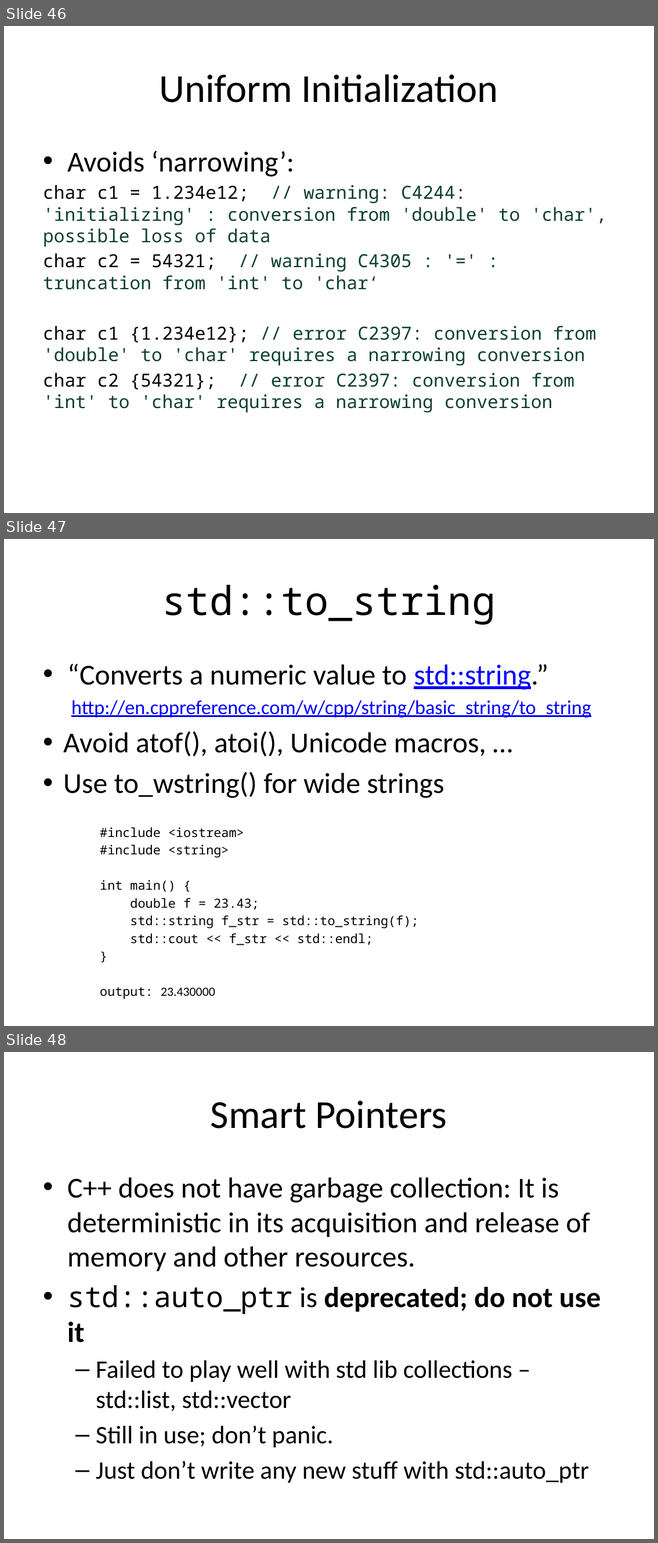
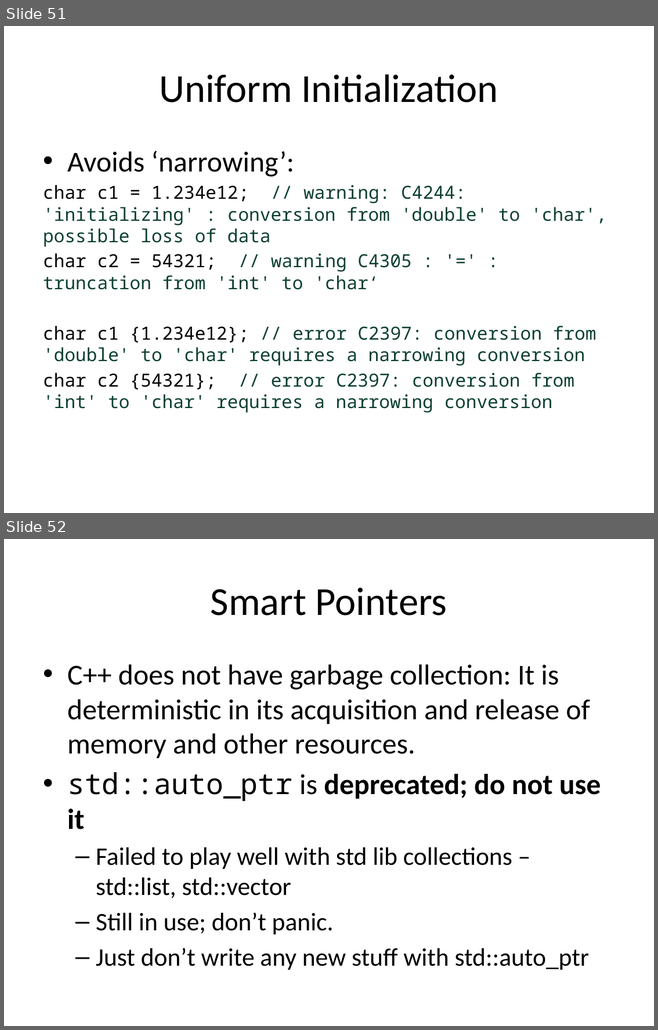
Before and after one commit to fellmad/FunWithCpp11, a slide deck: doc/Fun_with_C++11.pptx. Shown one above the other, each under a label of ours: slides 46, 47 and 48 before the commit, slides 51 and 52 after it. The pictures are 658x1543 and 658x1030 pixels, drawn with LibreOffice and Linux fonts; fonts in the diff are those of the drawing. Boxes give left, top, right and bottom in pixels: in the first picture for what was removed or moved away, otherwise in the second. Text is boxed around its words. In the diff, an @@ line names an element or a change of style, - is before the commit and + after.

```diff
--- a/doc/Fun_with_C++11.pptx
+++ b/doc/Fun_with_C++11.pptx
@@ slide 47 removed at bbox=[4, 539, 654, 1026], background #FFFFFF @@
@@ title removed at bbox=[162, 585, 495, 625] @@
-std::to_string
@@ text removed at bbox=[63, 664, 591, 1000] @@
-• “Converts a numeric value to std::string.”
-  http://en.cppreference.com/w/cpp/string/basic_string/to_string
-• Avoid atof(), atoi(), Unicode macros, …
-• Use to_wstring() for wide strings
-    #include <iostream>
-    #include <string>
-    int main() {
-    double f = 23.43;
-    std::string f_str = std::to_string(f);
-    std::cout << f_str << std::endl;
-    }
-    output: 23.430000
@@ what was slide 46 is now slide 51 @@
@@ what was slide 48 is now slide 52 @@
```
Also in this commit, not shown: 11 slides changed, 5 slides added, 2 other slides removed, 1 other file.
